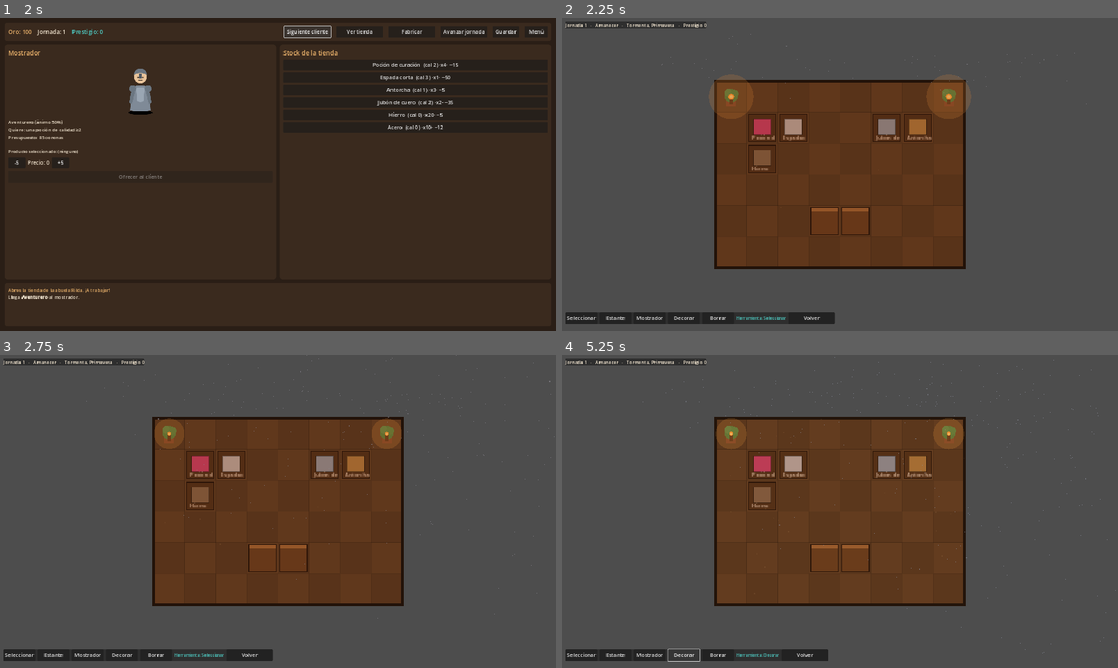
Above: before the commit, frames 1-4 (two rows, left to right).
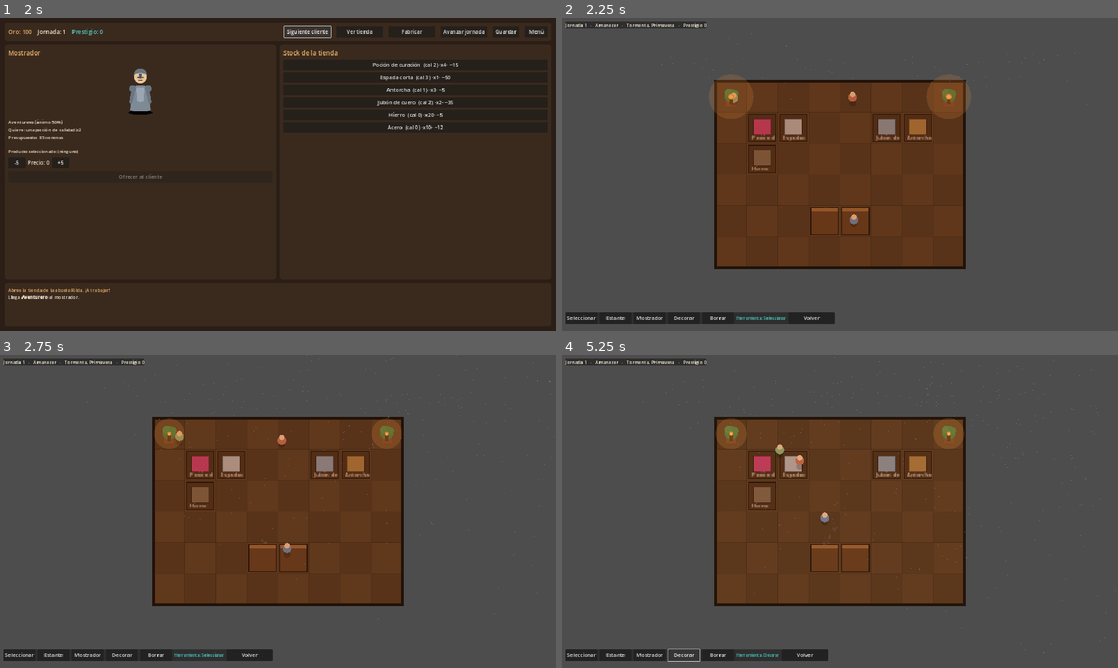
Above: after the commit, the same moments.

Repository: luckyvalentinaguirre-bot/DungeonShop
Game: Godot game, scene res://scenes/main_menu/MainMenu.tscn
The game is run twice, just before and just after one commit, with the same random seed, the same clock (stepped at 60 frames per second) and the same inputs.
Inputs:
- Up to frame 1 (2 s): click "Nueva partida" at 0.5 s; click "Siguiente cliente" at 1.25 s
- Up to frame 2 (2.25 s): click "Ver tienda" at 2 s
- Up to frame 3 (2.75 s): no input
- Up to frame 4 (5.25 s): click "Seleccionar" at 2.75 s; click "Estante" at 3.5 s; click "Mostrador" at 4.25 s; click "Decorar" at 5 s

Frame 1 is identical in both runs. In frame 2, 0.1% of the frame differs, in the area x 27-95%, y 4-66%; in frame 3, 0.1%; in frame 4, 0.2%, in the area x 21-99%, y 2-96%.

Commit message:
Visual: mas vida en la vista cenital (clientes, humo de forja, relampagos)
- Clientes que deambulan por la tienda (mini figuras cenitales que caminan entre
  puntos, con leve balanceo y sombra) para dar vida ambiental.
- Humo gris que sube desde la forja (mostrador).
- Relampagos durante las tormentas (destello periodico sobre la escena).
- Todo por codigo, sustituible por arte final. Ver docs/ArtDirection.md §8.

Co-Authored-By: Claude Opus 4.8 <noreply@anthropic.com>
Claude-Session: https://claude.ai/code/session_01BvQJaW7W6TmoPXUchrmyos

Diff:
--- a/scripts/ui/ShopWorld.gd
+++ b/scripts/ui/ShopWorld.gd
@@ -21,6 +21,11 @@
 var _snow: CPUParticles2D
 var _info_label: Label
 var _tool_label: Label
+## Clientes que deambulan por la tienda (vida ambiental).
+var _wanderers: Array = []
+## Tormenta: temporizador y brillo del relámpago.
+var _lightning_timer: float = 6.0
+var _flash: float = 0.0
 
 func _ready() -> void:
 	if GameState.economy == null:
@@ -28,8 +33,10 @@
 	_assignable_ids = _build_assignable_ids()
 	_build_camera()
 	_build_ambient()
+	_build_forge_smoke()
 	_build_weather_nodes()
 	_build_fog()
+	_build_wanderers()
 	_build_ui()
 	_update_weather_visuals()
 	set_process(true)
@@ -38,8 +45,10 @@
 	# Ciclo día/noche.
 	GameState.clock.advance(delta)
 	_canvas_modulate.color = GameState.clock.light_color()
-	# Parpadeo de antorchas / humo: redibuja periódicamente.
 	_time_accum += delta
+	_update_wanderers(delta)
+	_update_lightning(delta)
+	# Parpadeo de antorchas, movimiento de clientes, relámpagos: redibuja cada frame.
 	queue_redraw()
 	_refresh_info()
 
@@ -77,6 +86,68 @@
 	dust.scale_amount_max = 2.5
 	dust.color = Color(1.0, 0.9, 0.7, 0.10)
 	add_child(dust)
+
+func _build_forge_smoke() -> void:
+	# Humo gris que sube desde la forja (primer mostrador que se encuentre).
+	var spot := _first_furniture(ShopLayout.Furniture.COUNTER)
+	if spot == Vector2(-1, -1):
+		return
+	var smoke := CPUParticles2D.new()
+	smoke.position = Vector2(spot.x * TILE + TILE / 2.0, spot.y * TILE + 6)
+	smoke.amount = 22
+	smoke.lifetime = 2.4
+	smoke.emission_shape = CPUParticles2D.EMISSION_SHAPE_RECTANGLE
+	smoke.emission_rect_extents = Vector2(8, 4)
+	smoke.gravity = Vector2(4, -34)
+	smoke.initial_velocity_min = 6.0
+	smoke.initial_velocity_max = 16.0
+	smoke.scale_amount_min = 2.0
+	smoke.scale_amount_max = 5.0
+	smoke.color = Color(0.5, 0.5, 0.52, 0.28)
+	add_child(smoke)
+
+func _build_wanderers() -> void:
+	var colors := [Color(0.8, 0.5, 0.4), Color(0.5, 0.6, 0.8), Color(0.6, 0.75, 0.55), Color(0.75, 0.6, 0.8)]
+	for i in 3:
+		_wanderers.append({
+			"pos": _random_walk_point(),
+			"target": _random_walk_point(),
+			"color": colors[i % colors.size()],
+			"phase": randf() * TAU,
+			"speed": randf_range(28.0, 46.0),
+		})
+
+func _random_walk_point() -> Vector2:
+	var gx := randi() % GameState.layout.width
+	var gy := randi() % GameState.layout.height
+	return Vector2(gx * TILE + TILE / 2.0, gy * TILE + TILE / 2.0)
+
+func _update_wanderers(delta: float) -> void:
+	for w in _wanderers:
+		var pos: Vector2 = w["pos"]
+		var target: Vector2 = w["target"]
+		var to_target := target - pos
+		if to_target.length() < 4.0:
+			w["target"] = _random_walk_point()
+		else:
+			w["pos"] = pos + to_target.normalized() * w["speed"] * delta
+		w["phase"] = float(w["phase"]) + delta * 6.0
+
+func _update_lightning(delta: float) -> void:
+	if _flash > 0.0:
+		_flash = maxf(0.0, _flash - delta * 4.0)
+	if GameState.weather.weather == WeatherSystem.Weather.STORM:
+		_lightning_timer -= delta
+		if _lightning_timer <= 0.0:
+			_flash = 0.6
+			_lightning_timer = randf_range(4.0, 11.0)
+
+func _first_furniture(kind: int) -> Vector2:
+	for y in GameState.layout.height:
+		for x in GameState.layout.width:
+			if GameState.layout.furniture_at(x, y) == kind:
+				return Vector2(x, y)
+	return Vector2(-1, -1)
 
 func _build_weather_nodes() -> void:
 	var grid := _grid_size()
@@ -221,8 +292,12 @@
 					_draw_shelf(x, y)
 				ShopLayout.Furniture.DECOR:
 					_draw_decor(x, y)
+	_draw_wanderers()
 	_draw_walls()
 	_draw_torches()
+	# Destello de relámpago (tormenta).
+	if _flash > 0.0:
+		draw_rect(Rect2(Vector2.ZERO, _grid_size()), Color(1, 1, 1, _flash * 0.5), true)
 
 func _tile_rect(x: int, y: int) -> Rect2:
 	return Rect2(x * TILE, y * TILE, TILE, TILE)
@@ -263,6 +338,17 @@
 	draw_circle(c + Vector2(-6, -8), 8, Color(0.35, 0.6, 0.35))
 	draw_circle(c + Vector2(7, -6), 8, Color(0.32, 0.58, 0.32))
 
+func _draw_wanderers() -> void:
+	for w in _wanderers:
+		var pos: Vector2 = w["pos"]
+		var bob := sin(float(w["phase"])) * 2.0
+		var color: Color = w["color"]
+		# Sombra.
+		draw_circle(pos + Vector2(0, 10), 7.0, Color(0, 0, 0, 0.18))
+		# Cuerpo y cabeza (mini figura cenital).
+		draw_circle(pos + Vector2(0, bob), 9.0, color)
+		draw_circle(pos + Vector2(0, -6 + bob), 5.5, Color(0.95, 0.85, 0.72))
+
 func _draw_walls() -> void:
 	var grid := _grid_size()
 	draw_rect(Rect2(Vector2.ZERO, grid), Color(0.15, 0.10, 0.06), false, 6.0)
